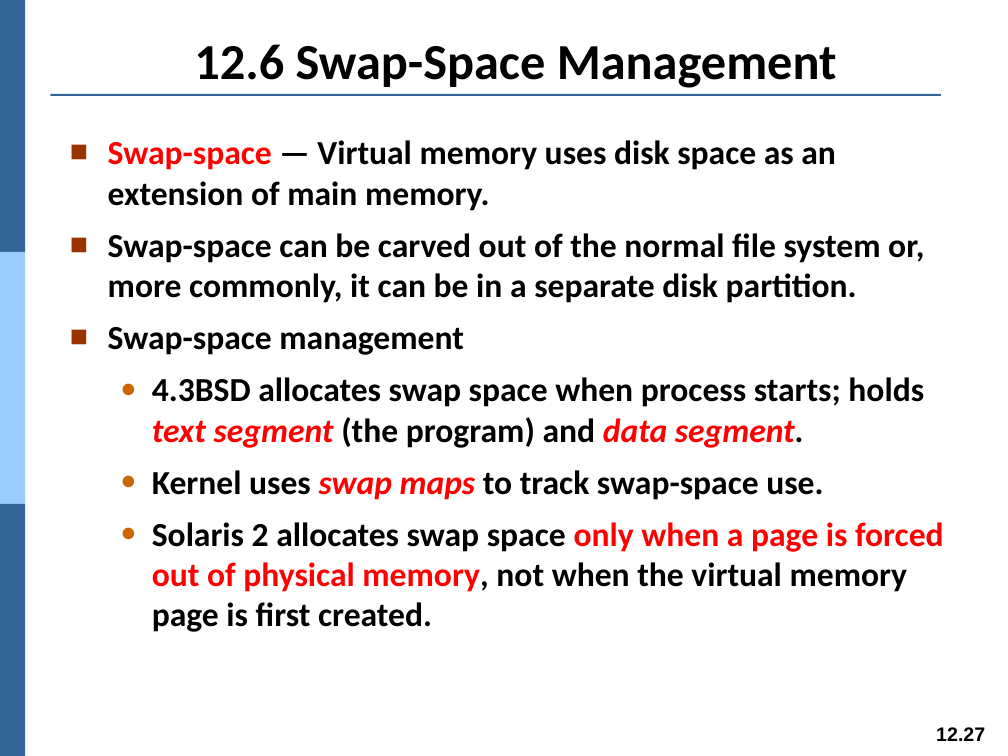
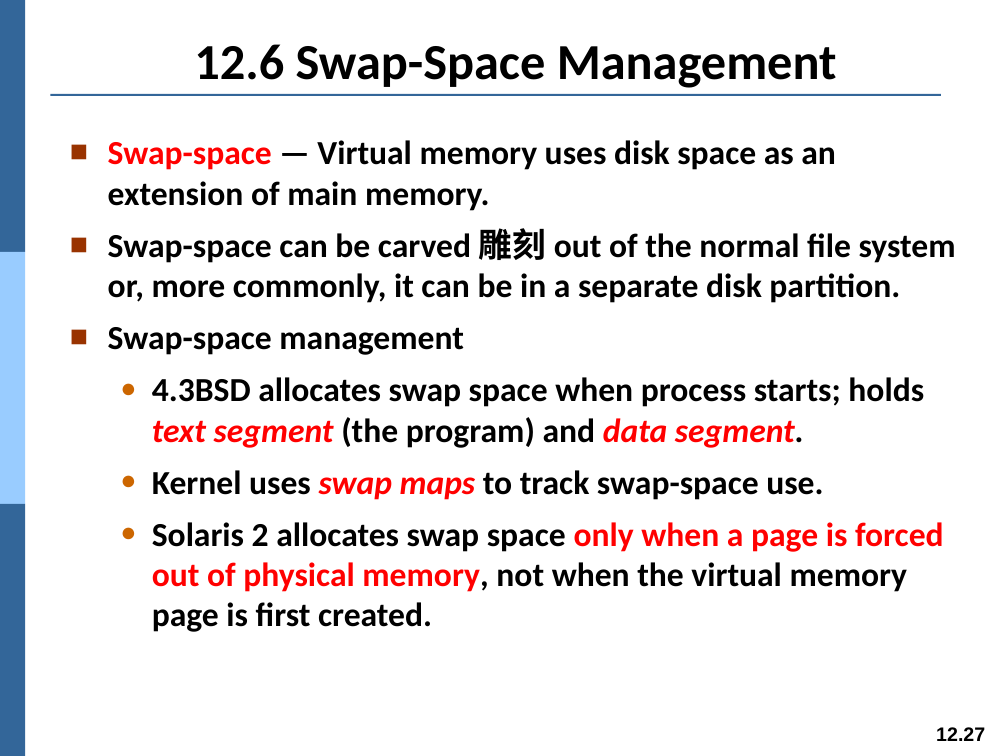
Before and after one commit to Yang09701194/OS_Learning, a slide deck: slide 27 of ch12.pptx. Drawn at 1008x756 pixels with LibreOffice and Linux fonts; fonts in the diff are those of the drawing. Boxes give left, top, right and bottom in pixels: in the first picture for what was removed or moved away, otherwise in the second. Text is boxed around its words. In the diff, an @@ line names an element or a change of style, - is before the commit and + after.

```diff
--- a/ch12.pptx
+++ b/ch12.pptx
@@ text at <box>108,228,956,303</box>: text changed @@
-■ Swap-space can be carved out of the normal file system or, more commonly, it can be in a separate disk partition.
+■ Swap-space can be carved 雕刻 out of the normal file system or, more commonly, it can be in a separate disk partition.
```
Also in this commit, not shown: 16 other slides changed.
